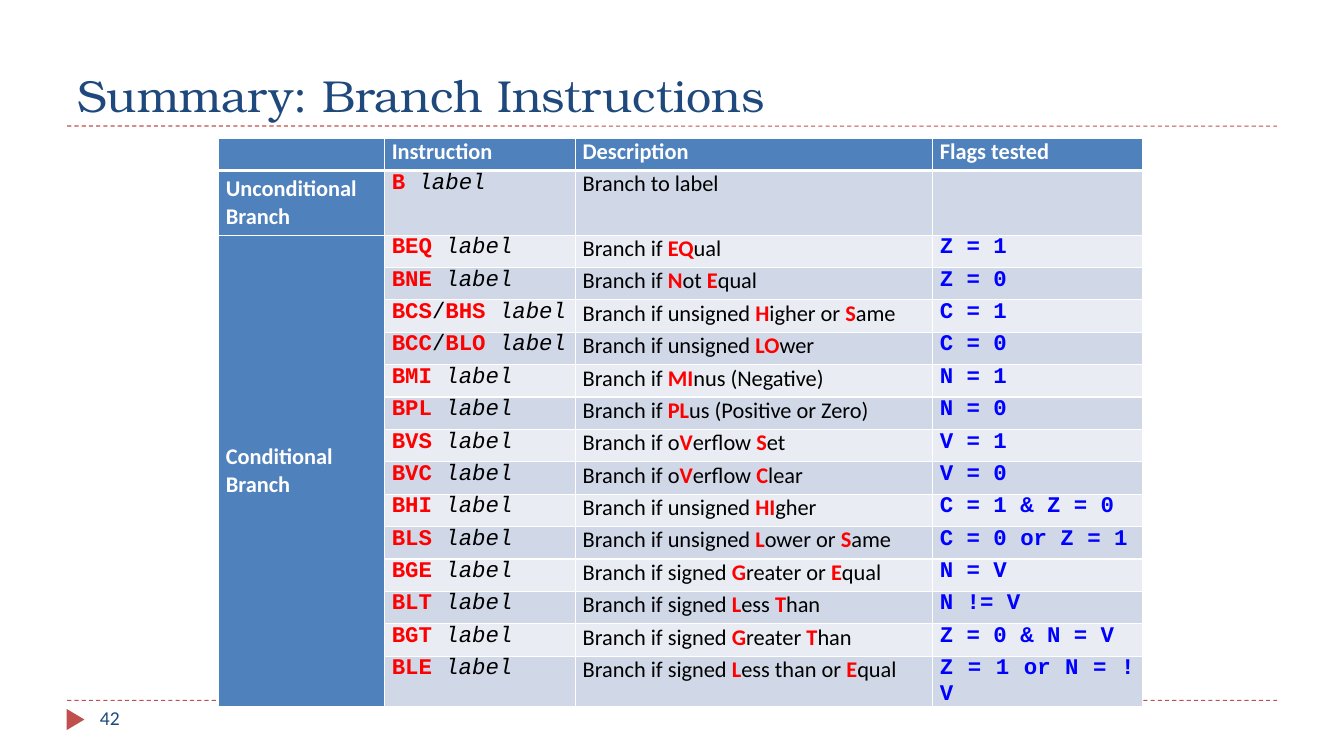
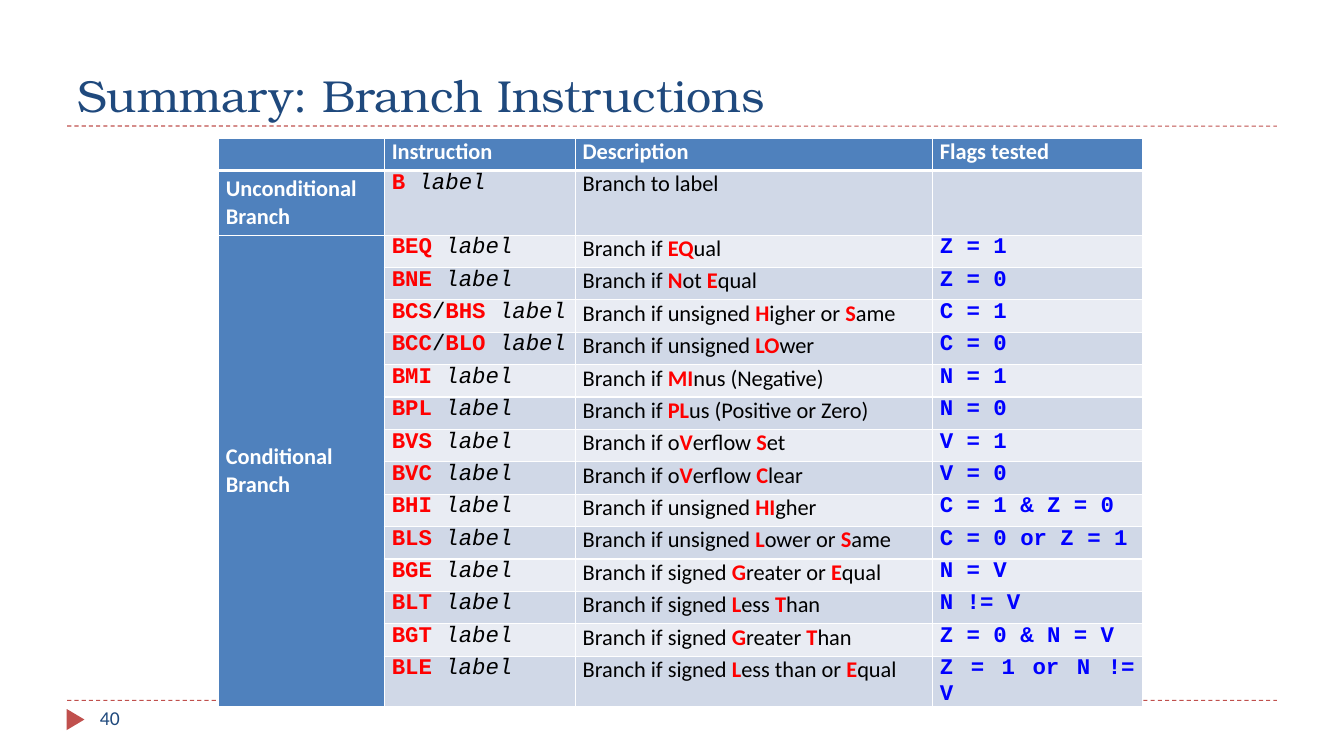
Before and after one commit to guhofstra/CSC111Fa26, a slide deck: slide 40 of PPTs/Ch6_ARM_Control_Flow.pptx (slide 42 before the commit). Drawn at 1344x756 pixels with LibreOffice and Linux fonts; fonts in the diff are those of the drawing. Boxes give left, top, right and bottom in pixels: in the first picture for what was removed or moved away, otherwise in the second. Text is boxed around its words. In the diff, an @@ line names an element or a change of style, - is before the commit and + after.

```diff
--- a/PPTs/Ch6_ARM_Control_Flow.pptx
+++ b/PPTs/Ch6_ARM_Control_Flow.pptx
@@ table at [219, 138, 1142, 711] @@
-row 16, column 4: Z = 1 or N = !V
+row 16, column 4: Z = 1 or N != V
@@ page number at [100, 712, 120, 725]: text changed @@
-42
+40
```
Also in this commit, not shown: 18 other slides changed, 2 slides removed, 3 other files.
